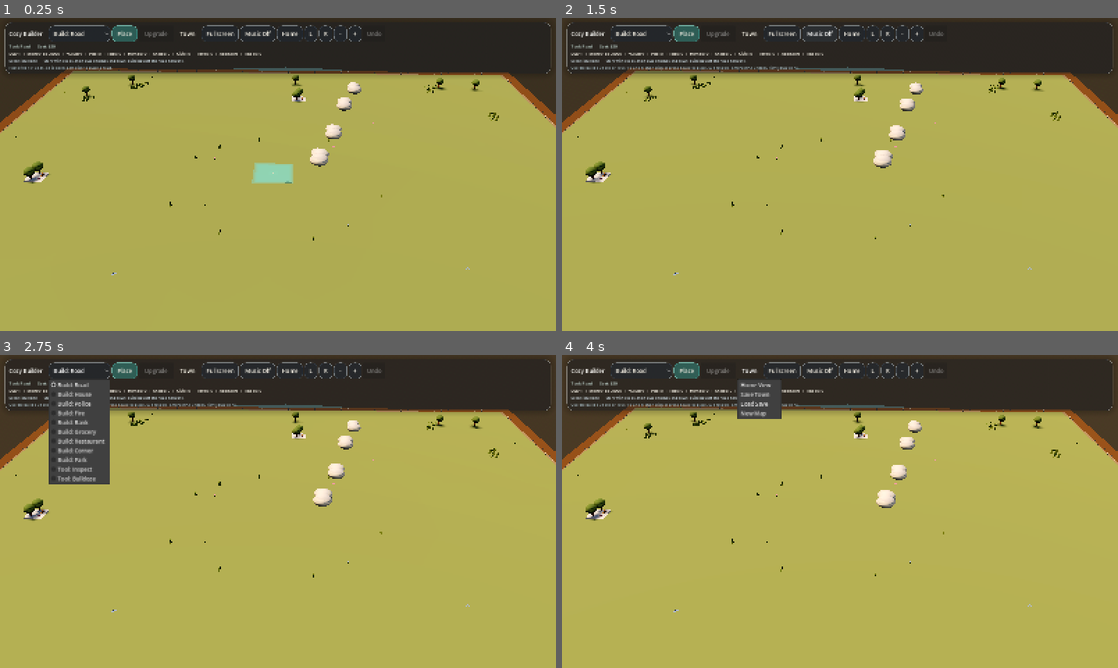
Above: before the commit, frames 1-4 (two rows, left to right).
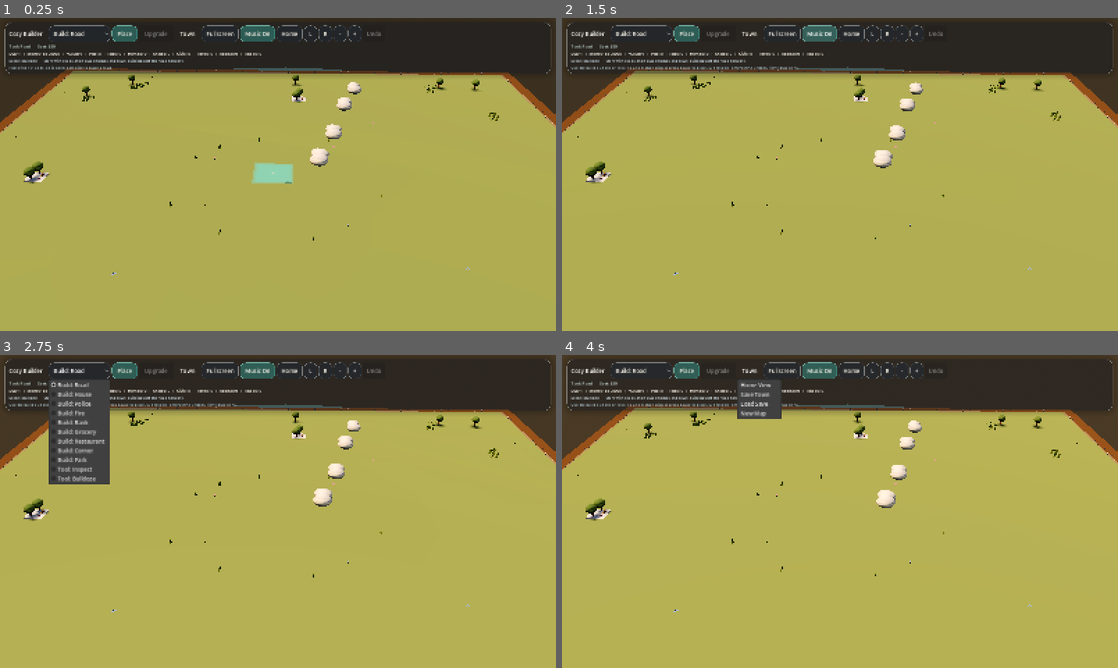
Above: after the commit, the same moments.

Repository: johnswaffles/my-backend-api
Game: Godot game, scene res://scenes/main_scene.tscn
The game is run twice, just before and just after one commit, with the same random seed, the same clock (stepped at 60 frames per second) and the same inputs.
Inputs:
- Up to frame 1 (0.25 s): no input
- Up to frame 2 (1.5 s): click "Music Off" (after the commit: "Music On") at 0.5 s; click "Music On" (after the commit: "Music Off") at 1.25 s
- Up to frame 3 (2.75 s): click "Build: Road" at 2 s
- Up to frame 4 (4 s): click "Place" at 2.75 s; click "Town" at 3.5 s

The runs differ from the first frame. In frame 1, 0.4% of the frame differs, in the area x 43-69%, y 2-8%; in frame 2, 0.4%; in frame 3, 0.4%; in frame 4, 0.4%.

Commit message:
Swap default music to Sunrise Over Tiny Blocks

Diff:
--- a/cozy-builder-godot/scripts/building_system.gd
+++ b/cozy-builder-godot/scripts/building_system.gd
@@ -81,7 +81,7 @@
 	BUILD_TOOL_PARK: 4,
 }
 const SAVE_PATH := "user://cozy_builder_save.json"
-const MUSIC_STREAM_PATH := "res://assets/audio/neon-dreams.mp3"
+const MUSIC_STREAM_PATH := "res://assets/audio/Sunrise Over Tiny Blocks (2).mp3"
 const PROPERTY_FRONT_SETBACK := 1.0
 const PROPERTY_FRONT_SETBACK_BY_TOOL := {
 	BUILD_TOOL_HOUSE: 0.95,
@@ -226,7 +226,7 @@
 var _nature_root: Node3D
 var _music_player: AudioStreamPlayer
 var _music_button: Button
-var _music_enabled := false
+var _music_enabled := true
 
 
 func _ready() -> void:
@@ -400,6 +400,8 @@
 	_music_player.volume_db = -12.0
 	add_child(_music_player)
 	_load_music_stream()
+	if _music_player.stream != null:
+		_music_player.play()
 
 
 func _build_hud() -> void:
@@ -487,7 +489,7 @@
 	top_row.add_child(_fullscreen_button)
 
 	_music_button = Button.new()
-	_music_button.text = "Music Off"
+	_music_button.text = "Music On"
 	_music_button.custom_minimum_size = Vector2(88, 0)
 	_music_button.pressed.connect(_toggle_music)
 	top_row.add_child(_music_button)
Not shown, added: cozy-builder-godot/assets/audio/Sunrise Over Tiny Blocks (2).mp3
Not shown, changed: public/godot-playtest/index.html
Not shown, changed: public/godot-playtest/index.pck
